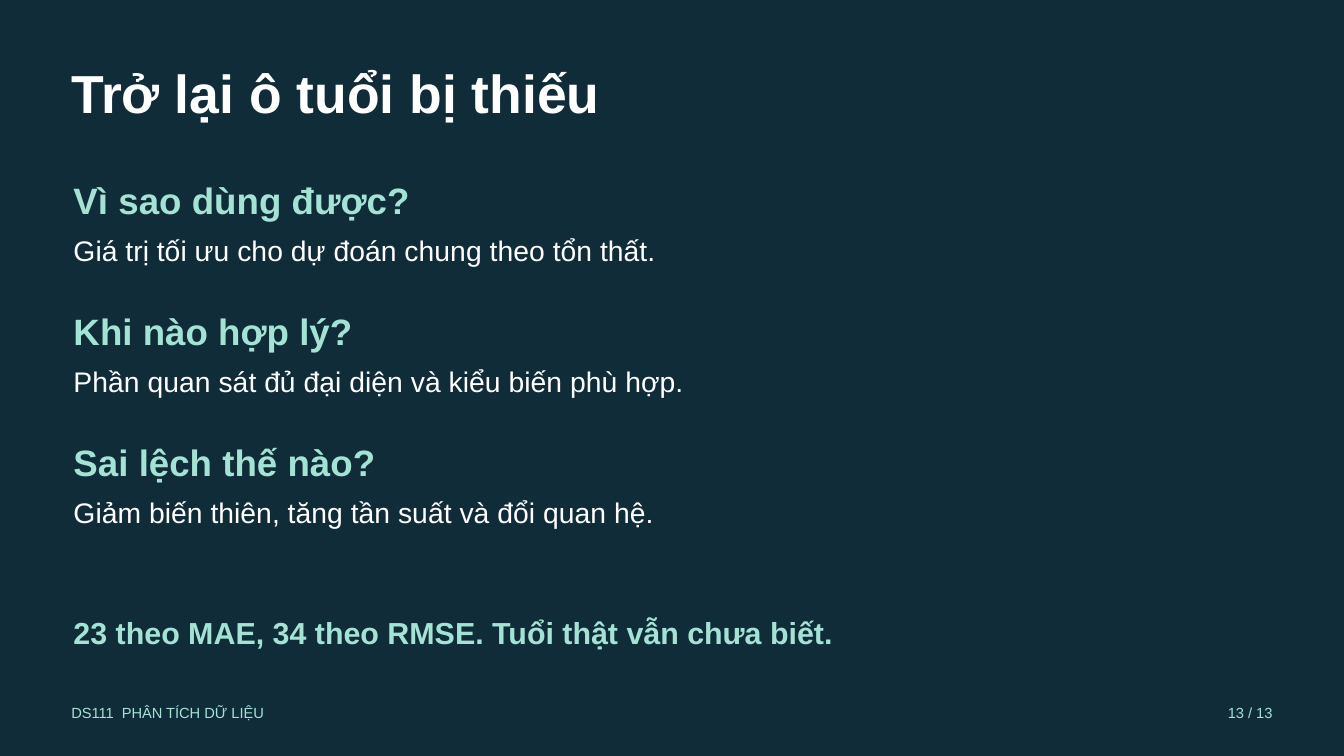
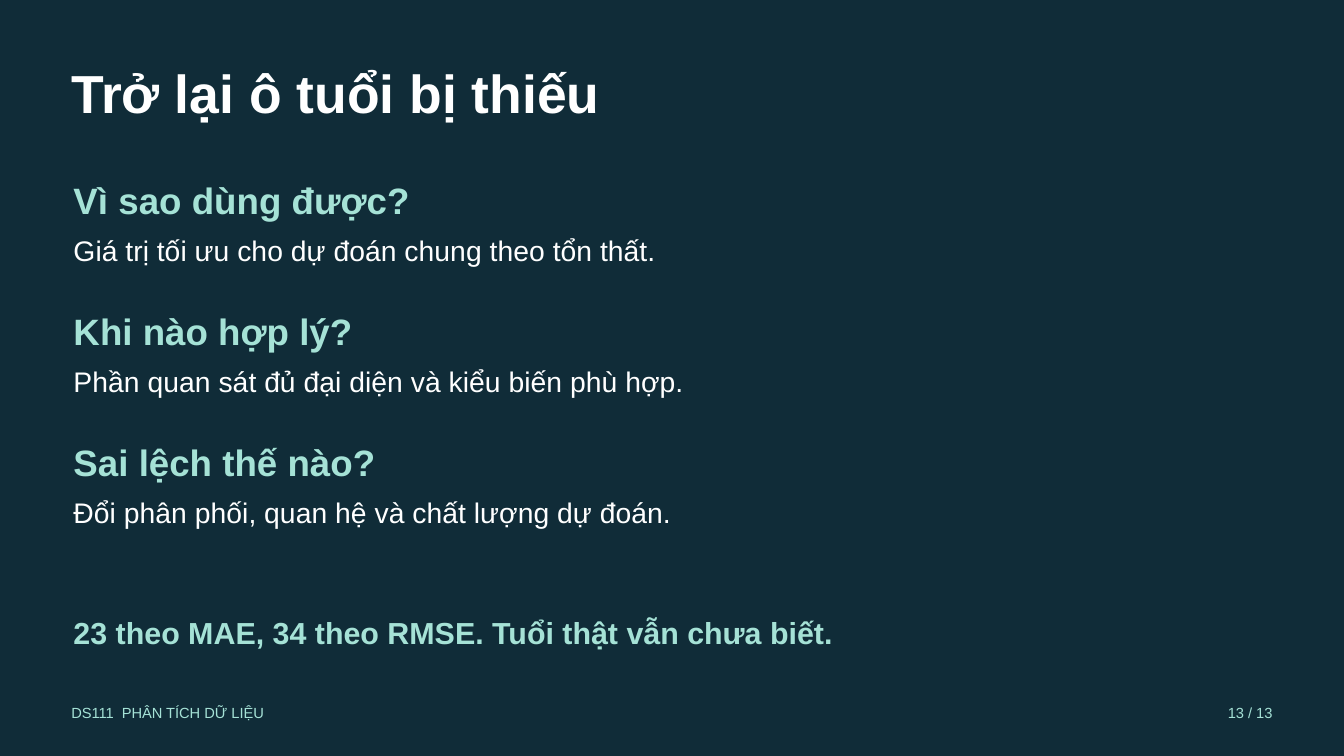
Before and after one commit to ncat218/Seminar-DS111, a slide deck: slide 13 of presentation/seminar_15min.pptx. Drawn at 1344x756 pixels with LibreOffice and Linux fonts; fonts in the diff are those of the drawing. Boxes give left, top, right and bottom in pixels: in the first picture for what was removed or moved away, otherwise in the second. Text is boxed around its words. In the diff, an @@ line names an element or a change of style, - is before the commit and + after.

```diff
--- a/presentation/seminar_15min.pptx
+++ b/presentation/seminar_15min.pptx
@@ text at box(73, 501, 671, 529): text changed @@
-Giảm biến thiên, tăng tần suất và đổi quan hệ.
+Đổi phân phối, quan hệ và chất lượng dự đoán.
```
Also in this commit, not shown: 3 other slides changed, 6 slides added, 6 slides removed, 37 other files.
